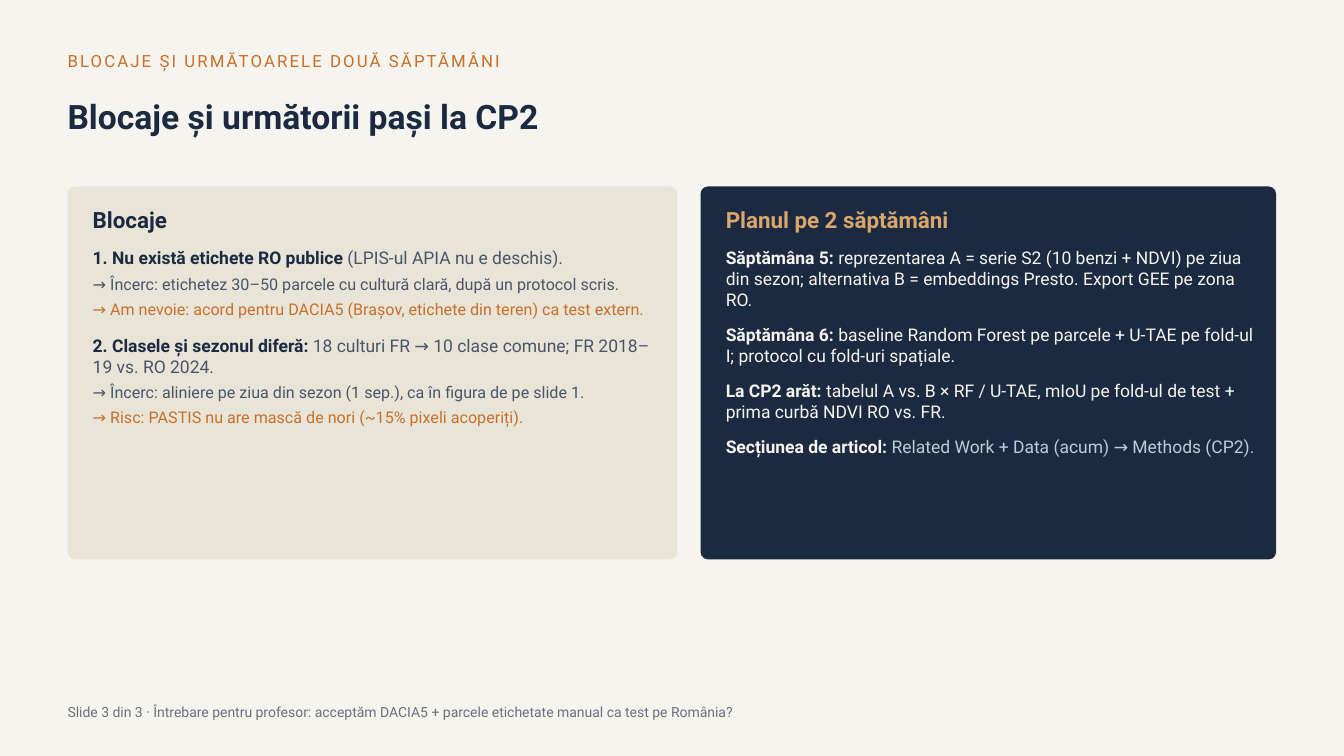
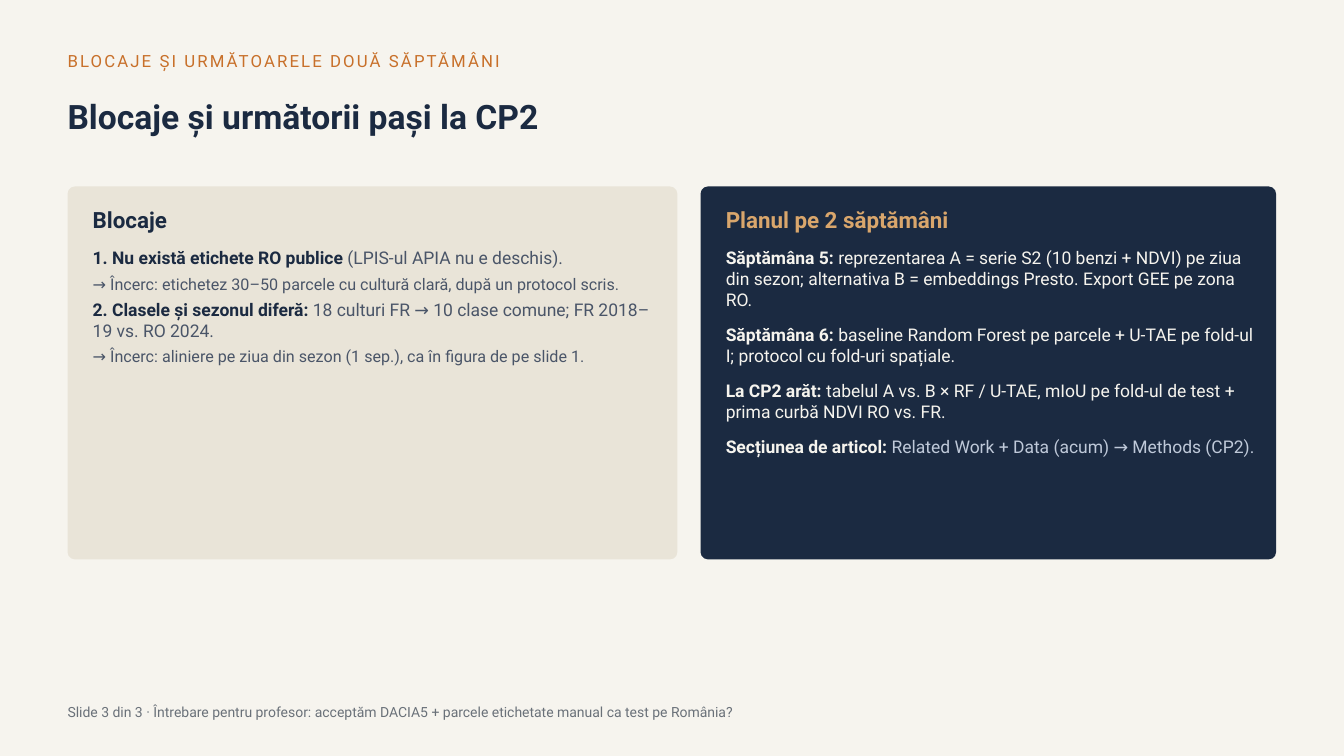
Before and after one commit to davidgradea/ic3, a slide deck: slide 3 of CP1_A7.pptx. Drawn at 1344x756 pixels with LibreOffice and Linux fonts; fonts in the diff are those of the drawing. Boxes give left, top, right and bottom in pixels: in the first picture for what was removed or moved away, otherwise in the second. Text is boxed around its words. In the diff, an @@ line names an element or a change of style, - is before the commit and + after.

```diff
--- a/CP1_A7.pptx
+++ b/CP1_A7.pptx
@@ text at <box>110,302,644,319</box>: paragraph removed @@
-→ Am nevoie: acord pentru DACIA5 (Brașov, etichete din teren) ca test extern.
@@ text at <box>110,410,523,427</box>: paragraph removed @@
-→ Risc: PASTIS nu are mască de nori (~15% pixeli acoperiți).
```
Also in this commit, not shown: 1 other slide changed, 4 other files.
